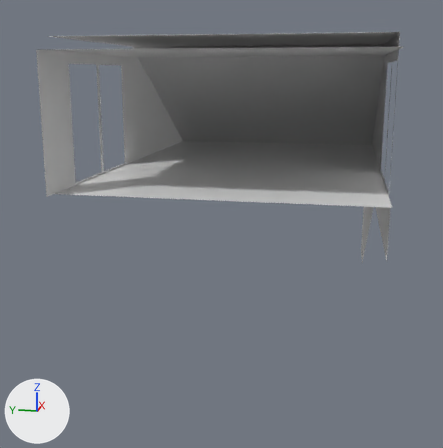
The FBX model models/airport gates/AirportGangway_L2_R.fbx: old version first, new version second.
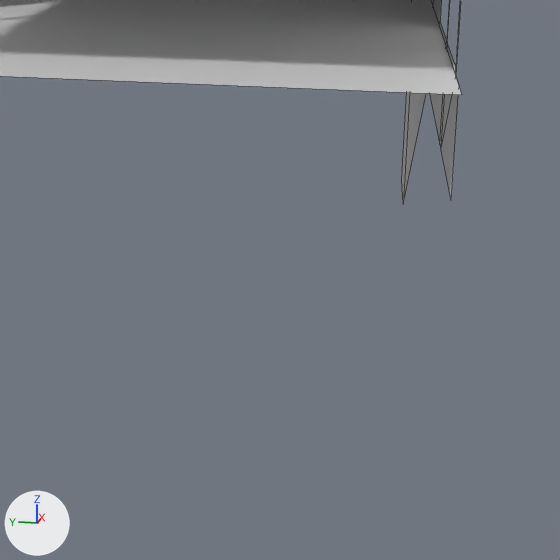
There are two pictures of each version: one whole from a 50 mm camera at (4.1, 11.7, 13.1) aimed at (27.3, 16.3, 7.3), one close up on the part from 35% to 100% of the width and 35% to 100% of the height. Every picture has the same lights, and +X, +Y and +Z are marked at lower left. The last two pictures show the newer version. The close-ups show mesh edges as thin lines.

In view in the first close-up: 'AirportGangway_L2_R'.
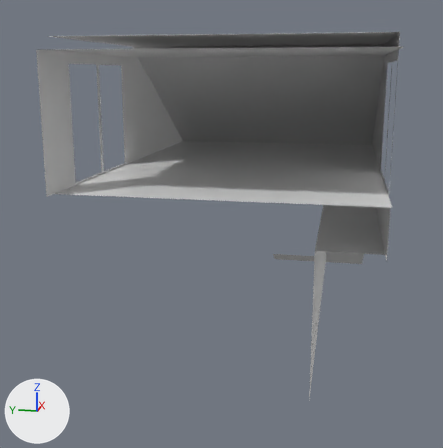
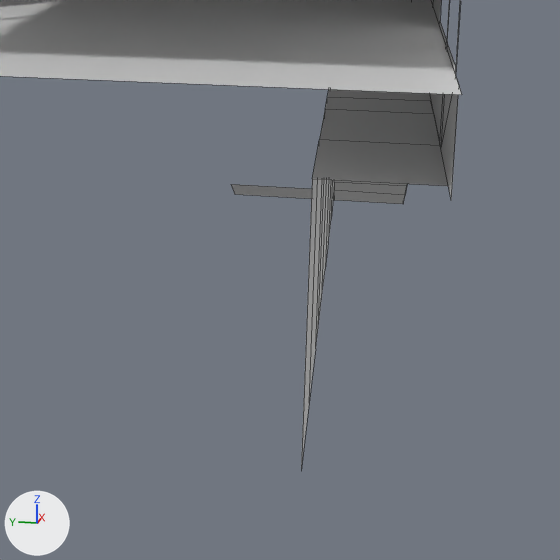
Diff of the bpy script that builds the scene:
```diff
--- a/models/airport gates/AirportGangway_L2_R.fbx.py
+++ b/models/airport gates/AirportGangway_L2_R.fbx.py
@@ me_vert_009 @@
 # used by ob_airportgangway_l2_r; location = (37.5, 15.0, 0.0)
-me_vert_009.from_pydata(...)  # 51 vertices, 29 faces; spans x -19.2..0.1, y -4.5..4.5, z 3.5..14.0
+me_vert_009.from_pydata(...)  # 88 vertices, 53 faces; spans x -19.2..0.1, y -4.5..4.5, z 3.5..14.0
+# me_vert_009 part 1: a new loose piece of 37 vertices spanning x -17.6..-2.3, y -4.5..0.0, z 3.5..8.5, in mat_airportconcourse_l1 (white #e7e7e7)
 me_vert_009.materials.append(mat_airportconcourse_l1)
```

Boxes [x1, y1, x2, y2] around the edits, measured in the close-ups (560 x 560 px):
'AirportGangway_L2_R', reshaped: before [0, 0, 462, 203]; after [0, 0, 462, 468]
part 1 of me_vert_009, added: after [231, 89, 448, 468]
